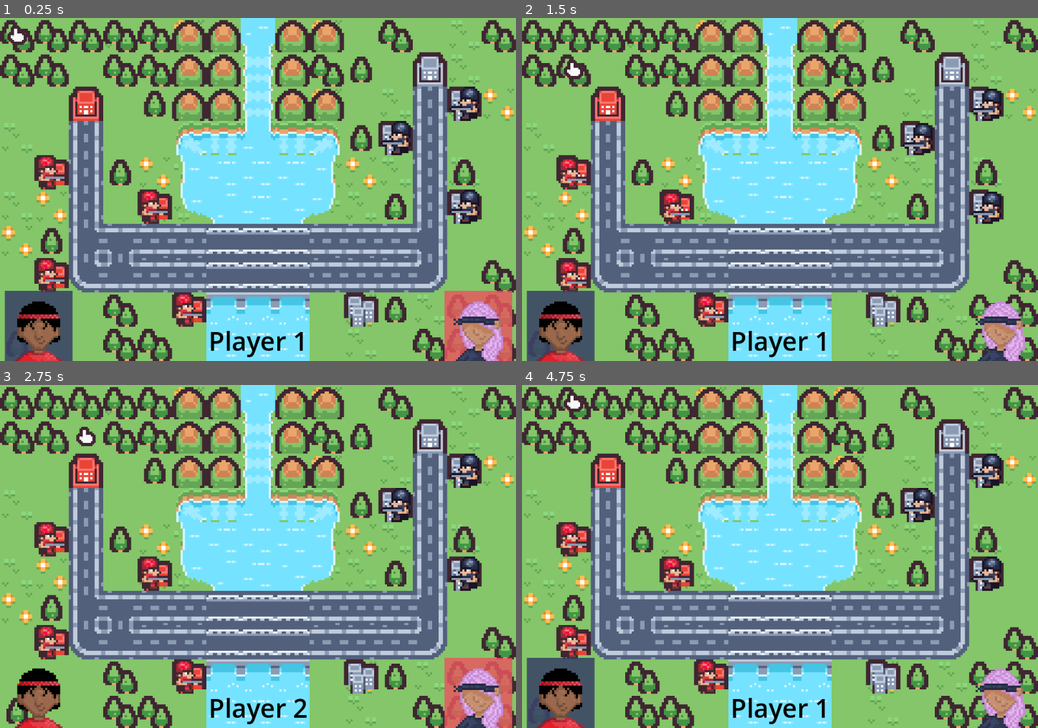
Above: before the commit, frames 1-4 (two rows, left to right).
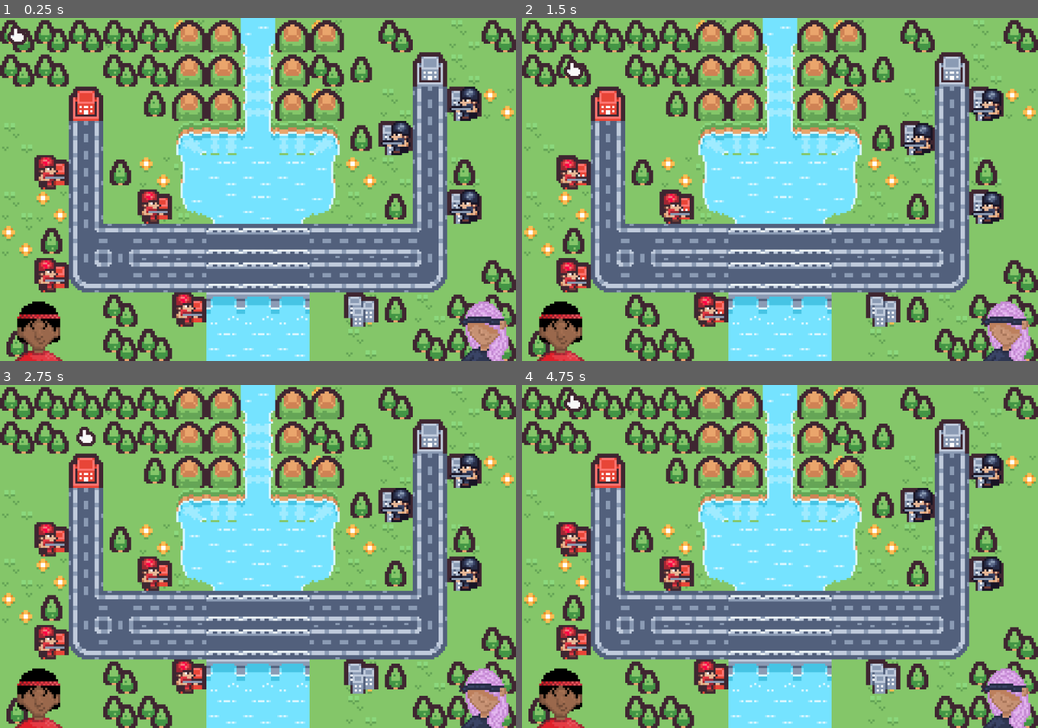
Above: after the commit, the same moments.

Repository: ARnhrt/gamedev_final
Game: Godot game, scene res://world.tscn
The game is run twice, just before and just after one commit, with the same random seed, the same clock (stepped at 60 frames per second) and the same inputs.
Inputs:
- Up to frame 1 (0.25 s): no input
- Up to frame 2 (1.5 s): tap Enter (ui_accept) at 0.5, 0.77 s; hold Right (move_right) 0.53-1.28 s; tap E (end_turn) at 0.6, 1.35 s; hold Down (move_down) from 1.28 s (still down)
- Up to frame 3 (2.75 s): tap Enter (ui_accept) at 1.52 s; release Down (move_down) at 2.03 s; hold Right (move_right) from 2.03 s (still down); tap Q (wait) at 2.1 s; tap E (end_turn) at 2.3 s
- Up to frame 4 (4.75 s): release Right (move_right) at 2.78 s; hold W (move_up) 2.78-3.53 s; tap E (end_turn) at 2.85, 3.6, 4.55 s; tap Enter (ui_accept) at 3.02, 3.77, 4.52 s; hold A (move_left) from 3.53 s (still down); tap Q (wait) at 4.35 s

The runs differ from the first frame. In frame 1, 4.1% of the frame differs, in the area x 0-100%, y 79-100%; in frame 2, 2.8%; in frame 3, 2.6%; in frame 4, 2.8%.

Commit message:
Revert "i can't remember i think sound affects"
This reverts commit 7cd1e387ed6f6b97203a818308187d18fcd5c040.

Diff:
--- a/final-project/canvas_layer.tscn
+++ b/final-project/canvas_layer.tscn
@@ -36,20 +36,6 @@
 [node name="HUD" type="CanvasLayer"]
 script = ExtResource("1_tg4cr")
 
-[node name="ColorRect2" type="ColorRect" parent="."]
-offset_left = 827.0
-offset_top = 509.0
-offset_right = 953.0
-offset_bottom = 640.0
-color = Color(0.9098039, 0.3372549, 0.36862746, 0.8235294)
-
-[node name="ColorRect1" type="ColorRect" parent="."]
-offset_left = 9.0
-offset_top = 509.0
-offset_right = 135.0
-offset_bottom = 640.0
-color = Color(0.22745098, 0.26666668, 0.4, 0.88235295)
-
 [node name="PlayerOne" type="AnimatedSprite2D" parent="."]
 texture_filter = 1
 position = Vector2(72, 577)
@@ -58,23 +44,6 @@
 
 [node name="PlayerTwo" type="AnimatedSprite2D" parent="."]
 texture_filter = 1
-position = Vector2(892, 577)
+position = Vector2(902, 577)
 scale = Vector2(4, 4)
 sprite_frames = SubResource("SpriteFrames_mx0kw")
-
-[node name="Label" type="Label" parent="."]
-anchors_preset = 7
-anchor_left = 0.5
-anchor_top = 1.0
-anchor_right = 0.5
-anchor_bottom = 1.0
-offset_left = -92.5
-offset_top = -71.0
-offset_right = 92.5
-offset_bottom = -4.0
-grow_horizontal = 2
-grow_vertical = 0
-size_flags_vertical = 8
-theme_override_colors/font_color = Color(0, 0, 0, 1)
-theme_override_font_sizes/font_size = 48
-text = "Player 1"
--- a/final-project/world.gd
+++ b/final-project/world.gd
@@ -113,16 +113,8 @@
 
 	if current_team == "red":
 		current_team = "grey"
-		$p2.play()
-		$HUD/Label.text = "Player 2"
-		$HUD/ColorRect2.show()
-		$HUD/ColorRect1.hide()
 	else:
 		current_team = "red"
-		$p1.play()
-		$HUD/Label.text = "Player 1"
-		$HUD/ColorRect1.show()
-		$HUD/ColorRect2.hide()
 
 	print("Current turn: ", current_team)
 
--- a/final-project/world.tscn
+++ b/final-project/world.tscn
@@ -6,10 +6,8 @@
 [ext_resource type="Texture2D" uid="uid://dnvk271gv0rc" path="res://assets/tilemap_packed.png" id="3_036b0"]
 [ext_resource type="Texture2D" uid="uid://cvk0yu8m6uak8" path="res://assets/tiles.png" id="4_aqk2v"]
 [ext_resource type="PackedScene" uid="uid://bojurhv8qko6i" path="res://cursor.tscn" id="5_036b0"]
-[ext_resource type="PackedScene" uid="uid://b5id27r5a7gqx" path="res://canvas_layer.tscn" id="7_pkg7o"]
+[ext_resource type="PackedScene" path="res://canvas_layer.tscn" id="7_pkg7o"]
 [ext_resource type="AudioStream" uid="uid://3bv0vck408ki" path="res://assets/ouch.wav" id="8_gbfbk"]
-[ext_resource type="AudioStream" uid="uid://ciiwndvt7uva8" path="res://assets/p1.wav" id="9_wse8f"]
-[ext_resource type="AudioStream" uid="uid://ct4wmcdr7mhhi" path="res://assets/p2.wav" id="10_ic0uy"]
 
 [sub_resource type="TileSetAtlasSource" id="TileSetAtlasSource_dwbse"]
 texture = ExtResource("3_036b0")
@@ -1019,9 +1017,3 @@
 
 [node name="death_sound" type="AudioStreamPlayer2D" parent="."]
 stream = ExtResource("8_gbfbk")
-
-[node name="p1" type="AudioStreamPlayer2D" parent="."]
-stream = ExtResource("9_wse8f")
-
-[node name="p2" type="AudioStreamPlayer2D" parent="."]
-stream = ExtResource("10_ic0uy")
Not shown, removed: final-project/assets/p1.wav.import
Not shown, removed: final-project/assets/p2.wav.import
Not shown: 1 places in final-project/world.tscn that only renumber resources
Not shown, removed: final-project/assets/p1.wav
Not shown, removed: final-project/assets/p2.wav
